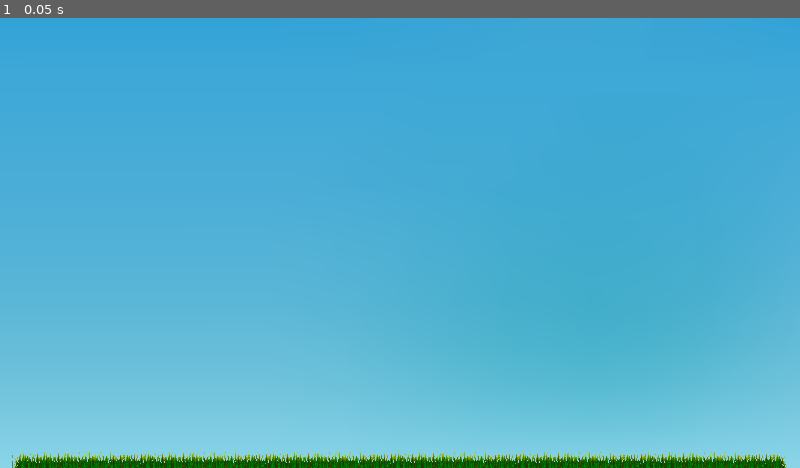
Above: before the commit, frame 1.
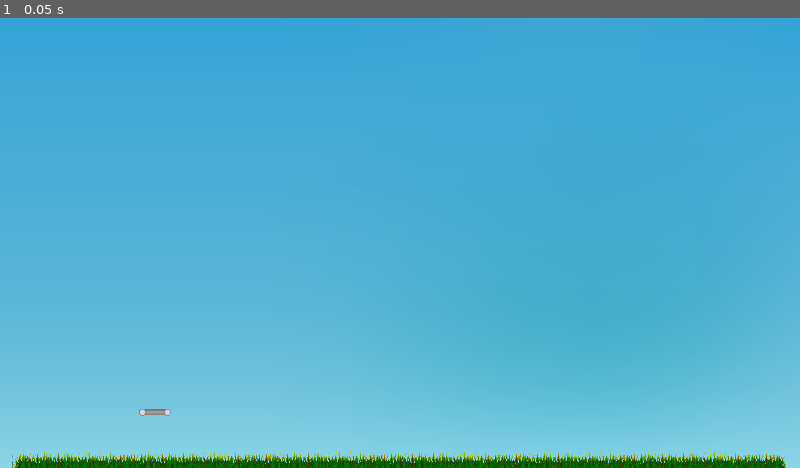
Above: after the commit, the same moment.

Repository: Drauthius/flat-builder
Game: Godot game, scene res://Game.tscn
Two runs of this game, one before a commit and one after it. Both use one fixed random seed, a clock stepped at 60 frames per second and the inputs below. This scene is started directly instead of the project's main scene.
Inputs:
- Up to frame 1 (0.05 s): no input

The runs differ from the first frame. In frame 1, less than 0.1% of the frame differs, in the area x 17-22%, y 86-89%.

Commit message:
Something's not working

Diff:
--- a/Beam.tscn
+++ b/Beam.tscn
@@ -7,7 +7,7 @@
 [sub_resource type="RectangleShape2D" id=1]
 
 custom_solver_bias = 0.0
-extents = Vector2( 32, 8 )
+extents = Vector2( 21.9366, 8 )
 
 [sub_resource type="CircleShape2D" id=2]
 
@@ -39,7 +39,7 @@
 linear_damp = -1.0
 angular_velocity = 0.0
 angular_damp = -1.0
-_sections_unfolded = [ "Transform" ]
+_sections_unfolded = [ "Angular", "Applied Forces", "Linear", "Material", "Transform", "Visibility" ]
 __meta__ = {
 "_edit_group_": true
 }
@@ -67,6 +67,7 @@
 [node name="CollisionShape2D" type="CollisionShape2D" parent="Mid" index="1"]
 
 shape = SubResource( 1 )
+disabled = true
 _sections_unfolded = [ "Transform", "Z Index" ]
 
 [node name="Left" type="RigidBody2D" parent="." index="1"]
@@ -96,20 +97,21 @@
 "_edit_group_": true
 }
 
-[node name="PinJoint2D" type="PinJoint2D" parent="Left" index="0"]
+[node name="CollisionShape2D" type="CollisionShape2D" parent="Left" index="0"]
 
-position = Vector2( -0.000530243, -0.240665 )
-node_a = NodePath("../../Mid")
-node_b = NodePath("..")
+shape = SubResource( 2 )
+disabled = true
+
+[node name="PinJoint2D" type="PinJoint2D" parent="Left/CollisionShape2D" index="0"]
+
+node_a = NodePath("../../../Mid")
+node_b = NodePath("../..")
 bias = 0.0
 disable_collision = true
 softness = 0.0
+_sections_unfolded = [ "Transform" ]
 
-[node name="CollisionShape2D" type="CollisionShape2D" parent="Left" index="1"]
-
-shape = SubResource( 2 )
-
-[node name="Sprite" type="Sprite" parent="Left" index="2"]
+[node name="Sprite" type="Sprite" parent="Left/CollisionShape2D" index="1"]
 
 texture = ExtResource( 3 )
 
@@ -141,22 +143,25 @@
 "_edit_group_": true
 }
 
-[node name="PinJoint2D2" type="PinJoint2D" parent="Right" index="0"]
+[node name="CollisionShape2D" type="CollisionShape2D" parent="Right" index="0"]
 
-position = Vector2( 0.189453, -0.146193 )
-node_a = NodePath("../../Mid")
-node_b = NodePath("..")
+shape = SubResource( 2 )
+disabled = true
+_sections_unfolded = [ "Transform" ]
+
+[node name="PinJoint2D" type="PinJoint2D" parent="Right/CollisionShape2D" index="0"]
+
+node_a = NodePath("../../../Mid")
+node_b = NodePath("../..")
 bias = 0.0
 disable_collision = true
 softness = 0.0
+_sections_unfolded = [ "Transform" ]
 
-[node name="CollisionShape2D" type="CollisionShape2D" parent="Right" index="1"]
-
-shape = SubResource( 2 )
-
-[node name="Sprite" type="Sprite" parent="Right" index="2"]
+[node name="Sprite" type="Sprite" parent="Right/CollisionShape2D" index="1"]
 
 texture = ExtResource( 3 )
+_sections_unfolded = [ "Transform" ]
 
 [connection signal="input_event" from="Left" to="Left" method="_on_Joint_input_event"]
 
--- /dev/null
+++ b/Game.gd
@@ -0,0 +1,10 @@
+extends Node
+
+func _ready():
+	var beam = $Beam
+	beam.get_node("Mid").mode = RigidBody2D.MODE_RIGID
+	beam.get_node("Left").mode = RigidBody2D.MODE_RIGID
+	beam.get_node("Right").mode = RigidBody2D.MODE_RIGID
+	beam.get_node("Mid").set_sleeping(false)
+	beam.get_node("Left").set_sleeping(false)
+	beam.get_node("Right").set_sleeping(false)
--- a/Game.tscn
+++ b/Game.tscn
@@ -1,13 +1,26 @@
-[gd_scene load_steps=5 format=2]
+[gd_scene load_steps=8 format=2]
 
-[ext_resource path="res://sky.png" type="Texture" id=1]
-[ext_resource path="res://grass.png" type="Texture" id=2]
-[ext_resource path="res://grass-l.png" type="Texture" id=3]
-[ext_resource path="res://grass-r.png" type="Texture" id=4]
+[ext_resource path="res://Game.gd" type="Script" id=1]
+[ext_resource path="res://sky.png" type="Texture" id=2]
+[ext_resource path="res://grass.png" type="Texture" id=3]
+[ext_resource path="res://grass-l.png" type="Texture" id=4]
+[ext_resource path="res://grass-r.png" type="Texture" id=5]
+[ext_resource path="res://GroundJoint.tscn" type="PackedScene" id=6]
+[ext_resource path="res://Beam.tscn" type="PackedScene" id=7]
 
 [node name="Game" type="Node" index="0"]
 
-[node name="Sky" type="TextureRect" parent="." index="0"]
+script = ExtResource( 1 )
+
+[node name="PinJoint2D" type="PinJoint2D" parent="." index="0"]
+
+node_a = NodePath("../GroundJoint")
+node_b = NodePath("../Beam/Left")
+bias = 0.0
+disable_collision = true
+softness = 0.0
+
+[node name="Sky" type="TextureRect" parent="." index="1"]
 
 anchor_left = 0.0
 anchor_top = 0.0
@@ -22,11 +35,12 @@
 mouse_default_cursor_shape = 0
 size_flags_horizontal = 1
 size_flags_vertical = 1
-texture = ExtResource( 1 )
+texture = ExtResource( 2 )
 expand = true
+stretch_mode = 0
 _sections_unfolded = [ "Anchor", "Grow Direction", "Margin", "Rect", "Size Flags" ]
 
-[node name="GrassTiles" type="TextureRect" parent="." index="1"]
+[node name="GrassTiles" type="TextureRect" parent="." index="2"]
 
 anchor_left = 0.0
 anchor_top = 0.0
@@ -43,10 +57,10 @@
 mouse_default_cursor_shape = 0
 size_flags_horizontal = 1
 size_flags_vertical = 1
-texture = ExtResource( 2 )
+texture = ExtResource( 3 )
 stretch_mode = 2
 
-[node name="GrassLeft" type="TextureRect" parent="." index="2"]
+[node name="GrassLeft" type="TextureRect" parent="." index="3"]
 
 anchor_left = 0.0
 anchor_top = 0.0
@@ -63,11 +77,11 @@
 mouse_default_cursor_shape = 0
 size_flags_horizontal = 1
 size_flags_vertical = 1
-texture = ExtResource( 3 )
+texture = ExtResource( 4 )
 stretch_mode = 2
 _sections_unfolded = [ "Rect" ]
 
-[node name="GrassRight" type="TextureRect" parent="." index="3"]
+[node name="GrassRight" type="TextureRect" parent="." index="4"]
 
 anchor_left = 0.0
 anchor_top = 0.0
@@ -84,6 +98,21 @@
 mouse_default_cursor_shape = 0
 size_flags_horizontal = 1
 size_flags_vertical = 1
-texture = ExtResource( 4 )
+texture = ExtResource( 5 )
 stretch_mode = 2
 _sections_unfolded = [ "Rect" ]
+
+[node name="GroundJoint" parent="." index="5" instance=ExtResource( 6 )]
+
+position = Vector2( 341.18, 946.44 )
+
+[node name="Beam" parent="." index="6" instance=ExtResource( 7 )]
+
+position = Vector2( 342.097, 946.062 )
+
+[node name="TextureRect" parent="Beam/Mid" index="0"]
+
+stretch_mode = 0
+
+
+[editable path="Beam"]
--- a/Level1.gd
+++ b/Level1.gd
@@ -20,7 +20,7 @@
 		var diff = mpos - from.position
 		placing.get_node("Sprite").rect_size.x = diff.length()
 
-	if Input.is_action_just_pressed("ui_accept"):
+	if not playing and Input.is_action_just_pressed("ui_accept"):
 		print("PHYSICS!")
 		play()
 
@@ -53,7 +53,7 @@
 				var position = joint.get_global_transform().origin #+ Vector2(100, 100)
 				placing.look_at(position)
 				placing.get_node("Sprite").rect_size.x = (position - from.position).length()
-				_place_beam(position)
+				_place_beam(position, joint)
 				return
 		_place_beam(event.position)
 
@@ -83,7 +83,7 @@
 #		from = null
 #		#_place_beam(position)
 
-func _place_beam(position):
+func _place_beam(position, other_joint = null):
 	if placing.get_node("Sprite").rect_size.x > 16:
 		var beam = Beam.instance()
 		add_child(beam)
@@ -92,8 +92,8 @@
 		var length = (position - from.position).length()
 		beam.get_node("Mid/TextureRect").rect_size.x = length
 		beam.get_node("Right").position = Vector2(length, 0)
-		beam.get_node("Mid/CollisionShape2D").shape.extents.x = length / 2
-		beam.get_node("Mid/CollisionShape2D").position.x = length / 2 - 30
+		#beam.get_node("Mid/CollisionShape2D").shape.extents.x = length / 2
+		#beam.get_node("Mid/CollisionShape2D").position.x = length / 2 - 30
 		beam.get_node("Left").connect("clicked", self, "_on_Joint_clicked")
 		beam.get_node("Right").connect("clicked", self, "_on_Joint_clicked")
 		beams.append(beam)
@@ -102,10 +102,16 @@
 
 		var joint = PinJoint2D.new()
 		joint.position = from.position
-		joint.softness = 0
 		joint.node_a = from.joint.get_path()
 		joint.node_b = beam.get_node("Left").get_path()
 		add_child(joint)
+
+		if other_joint:
+			joint = PinJoint2D.new()
+			joint.position = other_joint.get_global_transform().origin
+			joint.node_a = other_joint.get_path()
+			joint.node_b = beam.get_node("Right").get_path()
+			add_child(joint)
 		#print("bye")
 	placing.queue_free()
 	placing = null
--- a/Level1.tscn
+++ b/Level1.tscn
@@ -3,7 +3,7 @@
 [ext_resource path="res://Level1.gd" type="Script" id=1]
 [ext_resource path="res://GroundJoint.tscn" type="PackedScene" id=2]
 
-[node name="Level1" type="Node" index="0"]
+[node name="Level1" type="Node"]
 
 script = ExtResource( 1 )
 
